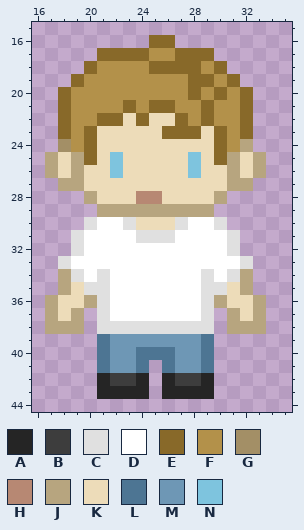
File history of a pixel-art sprite, Assets/elf transform.png. The picture above was drawn from the file before the commit.
The file is 50x50 pixels. Colours within 5 levels of each other are drawn and written as one. Shown: x 16..35, y 15..44.
Palette (. is transparent): A #252525  B #3d3d3d  C #e0e0e0  D #ffffff  E #886929  F #b3914a  G #a38f66  H #b78873  J #b7a57f  K #eddcb9  L #4d7593  M #6e97b5  N #7ec4de
Once edited:
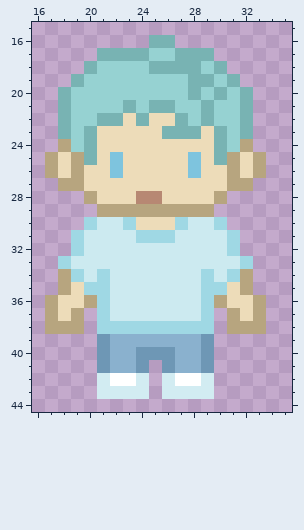
Difference:
@@ palette @@
-A #252525
+A #d2ecf2
-B #3d3d3d
+B #ffffff
-C #e0e0e0
+C #9fd8e4
-D #ffffff
+D #cceaf0
-E #886929
+E #78b3b3
-F #b3914a
+F #96d2d2
-L #4d7593
+L #6e97b5
-M #6e97b5
+M #8ab1ce
@@ x 16..20 @@
 23 ..EFE
-24 ..GFE
+24 ..JFE
 25 .JKJE
Where, in picture pixels (left, top, right, bottom), the same in both pictures:
changed: (58, 35, 253, 165)
changed: (58, 217, 253, 399)
